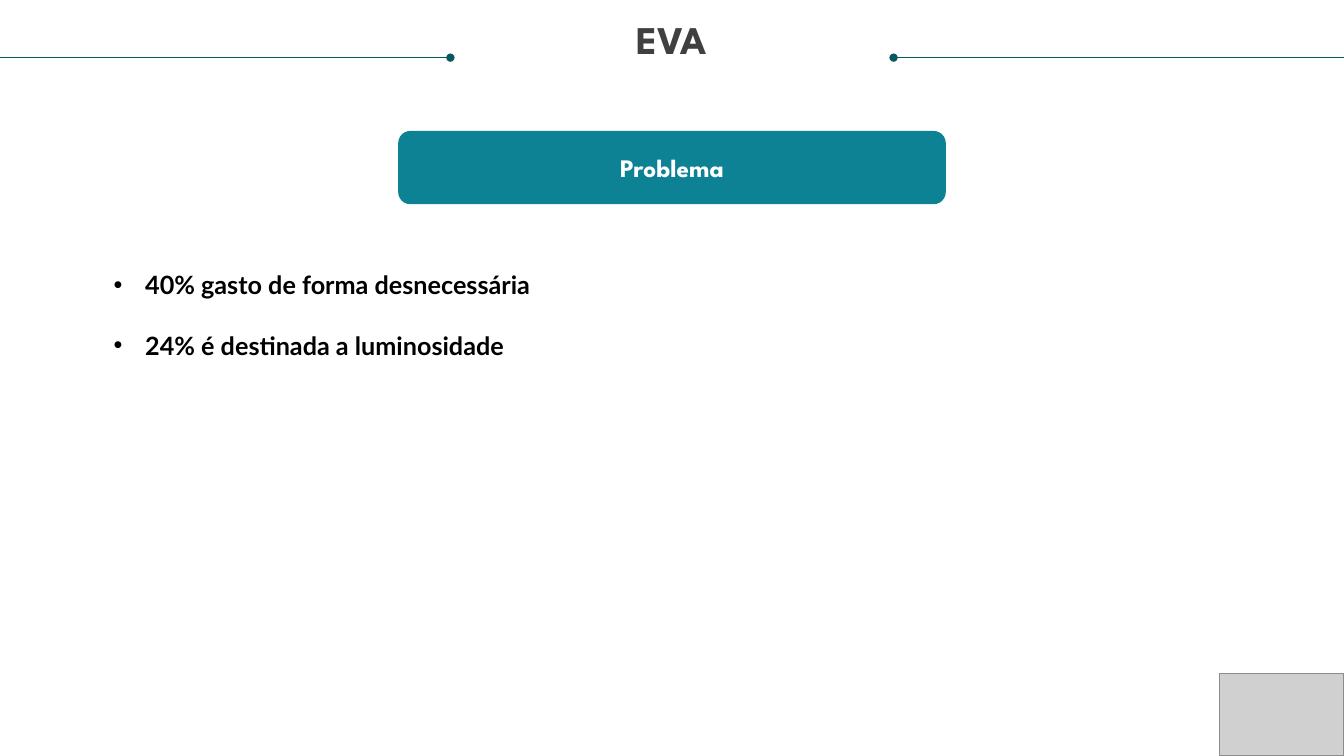
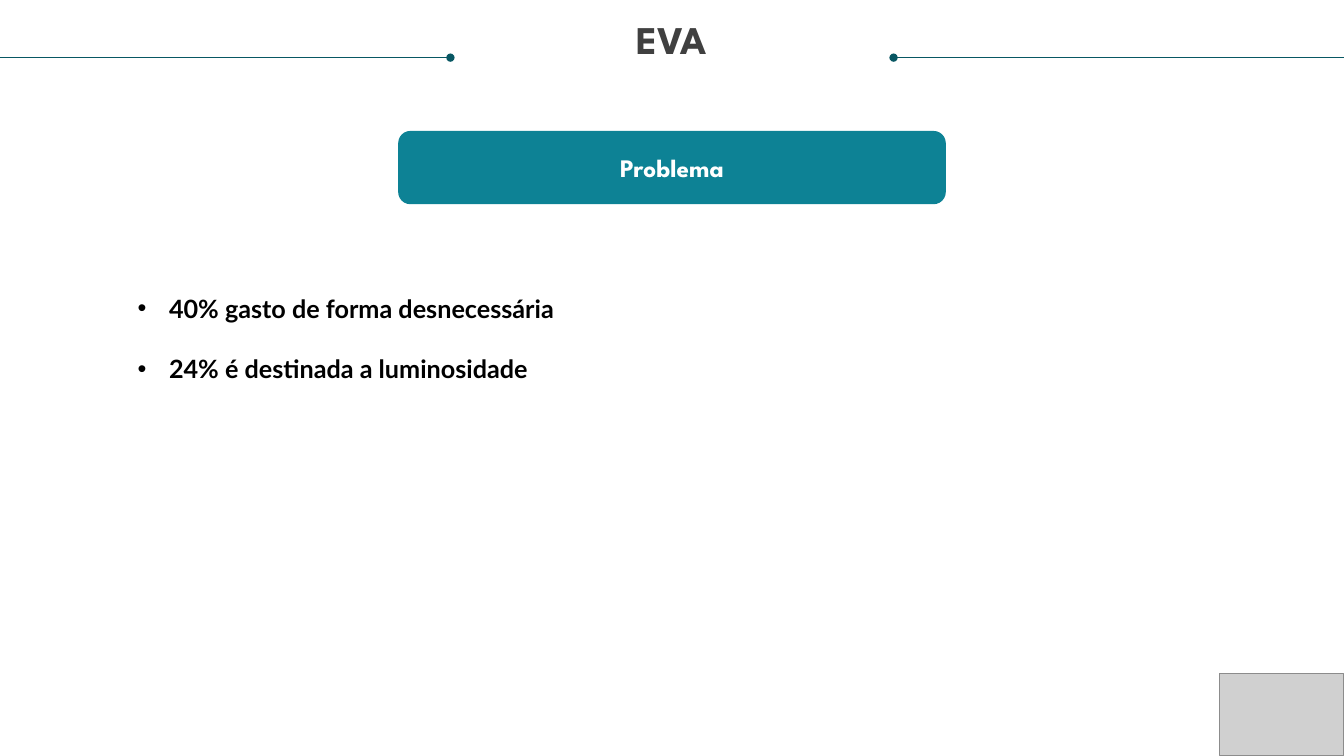
Before and after one commit to YuriJVedovate/EVA_projeto, a slide deck: slide 3 of APRESENTAÇÃO/Sprint 1 ATUALIZADO 1 [Salvo automaticamente].pptx. Drawn at 1344x756 pixels with LibreOffice and Linux fonts; fonts in the diff are those of the drawing; grey boxes stand for pictures. Boxes give left, top, right and bottom in pixels: in the first picture for what was removed or moved away, otherwise in the second. Text is boxed around its words. In the diff, an @@ line names an element or a change of style, - is before the commit and + after.

```diff
--- a/APRESENTAÇÃO/Sprint 1 ATUALIZADO 1 [Salvo automaticamente].pptx
+++ b/APRESENTAÇÃO/Sprint 1 ATUALIZADO 1 [Salvo automaticamente].pptx
@@ text "40% gasto de forma desnecessária" moved from (x1=145, y1=275, x2=530, y2=356) to (x1=169, y1=299, x2=553, y2=379) @@
```
Also in this commit, not shown: 1 other slide changed, 8 other files.
